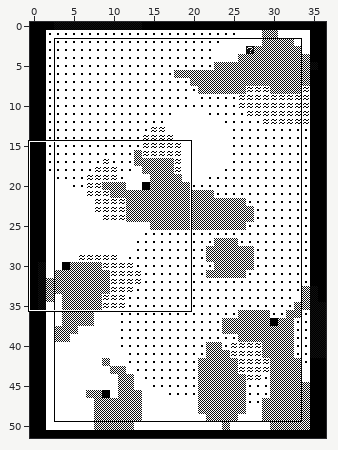
One commit to this Tiled map (JSON): assets/tilemaps/menuTilemap.json. Above, an overview of the earlier version with the close-up marked.
Close-up. Before the commit:
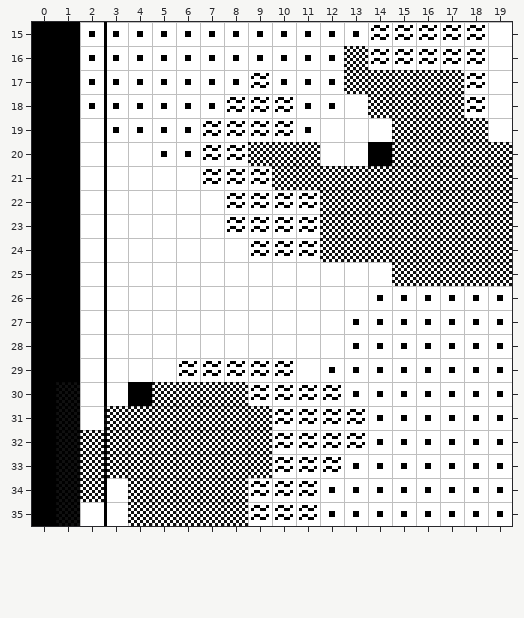
Cells are 8x8 px. Shown: x 0..19, y 15..35. The commit also changed other parts of the map, which this record leaves out.
New version:
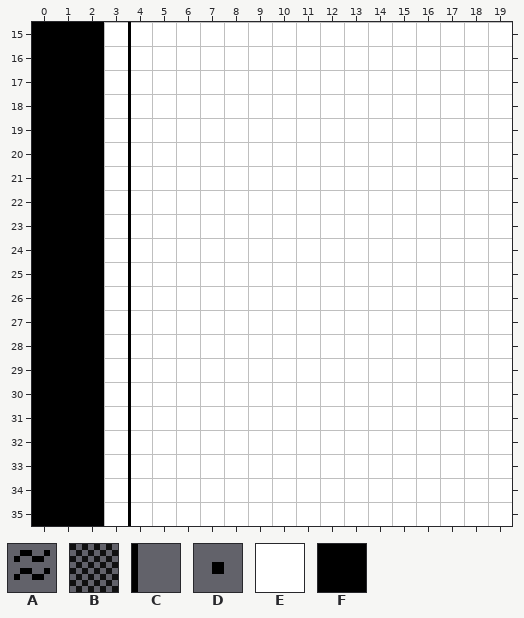
Key: from "clues_tilesheet": A 3, B 4, C 11, D 12, E 15; from "level_tilesheet": F 14.
_ is an empty cell.
Tiles of an added or newly shown layer are drawn over the layers below it.
What changed:
Layer "TutorialBackground" (now hidden):
y 15..17: x 3..18 EEEEEEEEEEEEEEEE -> ________________
y 18: x 3..12 EEEEEEEEEE -> __________; x 14..18 EEEEE -> _____
y 19: x 3..11 EEEEEEEEE -> _________; x 15..18 EEEE -> ____
y 20: x 3..11 EEEEEEEEE -> _________; x 15..19 EEEEE -> _____
y 21: x 3..4 EE -> __; x 7..19 EEEEEEEEEEEEE -> _____________
y 22..23: x 3..4 EE -> __; x 8..19 EEEEEEEEEEEE -> ____________
y 24: x 3..4 EE -> __; x 9..19 EEEEEEEEEEE -> ___________
y 25: x 3..4 EE -> __; x 15..19 EEEEE -> _____
y 26: x 3..4 EE -> __; x 14..19 EEEEEE -> ______
y 27..28: x 3..4 EE -> __; x 13..19 EEEEEEE -> _______
y 29: x 3..4 EE -> __; x 6..10 EEEEE -> _____; x 12..19 EEEEEEEE -> ________
y 30: x 3 E -> _; x 5..19 EEEEEEEEEEEEEEE -> _______________
y 31..35: x 3..19 EEEEEEEEEEEEEEEEE -> _________________
Layer "TutorialFrame" (now hidden):
y 15..35: x 2..3 EC -> __
Layer "TutorialCheckers" (now hidden):
y 16: x 13 B -> _
y 17: x 13..17 BBBBB -> _____
y 18: x 14..17 BBBB -> ____
y 19: x 15..18 BBBB -> ____
y 20: x 9..11 BBB -> ___; x 15..19 BBBBB -> _____
y 21: x 10..19 BBBBBBBBBB -> __________
y 22..24: x 12..19 BBBBBBBB -> ________
y 25: x 15..19 BBBBB -> _____
y 30: x 5..8 BBBB -> ____
y 31: x 3..9 BBBBBBB -> _______
y 32..33: x 2..9 BBBBBBBB -> ________
y 34: x 2 B -> _; x 4..8 BBBBB -> _____
y 35: x 4..8 BBBBB -> _____
Layer "TutorialWaves" (now hidden):
y 15..16: x 14..18 AAAAA -> _____
y 17: x 9 A -> _; x 18 A -> _
y 18: x 8..10 AAA -> ___; x 18 A -> _
y 19: x 7..10 AAAA -> ____
y 20: x 7..8 AA -> __
y 21: x 7..9 AAA -> ___
y 22..23: x 8..11 AAAA -> ____
y 24: x 9..11 AAA -> ___
y 29: x 6..10 AAAAA -> _____
y 30: x 9..12 AAAA -> ____
y 31..32: x 10..13 AAAA -> ____
y 33: x 10..12 AAA -> ___
y 34..35: x 9..11 AAA -> ___
Layer "TutorialDots" (now hidden):
y 15: x 2..13 DDDDDDDDDDDD -> ____________
y 16: x 2..12 DDDDDDDDDDD -> ___________
y 17: x 2..8 DDDDDDD -> _______; x 10..12 DDD -> ___
y 18: x 2..7 DDDDDD -> ______; x 11..12 DD -> __
y 19: x 3..6 DDDD -> ____; x 11 D -> _
y 20: x 5..6 DD -> __; x 14 F -> _
y 26: x 14..19 DDDDDD -> ______
y 27..28: x 13..19 DDDDDDD -> _______
y 29: x 12..19 DDDDDDDD -> ________
y 30: x 4 F -> _; x 13..19 DDDDDDD -> _______
y 31..32: x 14..19 DDDDDD -> ______
y 33: x 13..19 DDDDDDD -> _______
y 34..35: x 12..19 DDDDDDDD -> ________
Layer "ThatBackground" (added):
y 15..17: x 2 _ -> F; x 4..18 _______________ -> EEEEEEEEEEEEEEE
y 18: x 2 _ -> F; x 4..12 _________ -> EEEEEEEEE; x 14..18 _____ -> EEEEE
y 19: x 2 _ -> F; x 4..11 ________ -> EEEEEEEE; x 15..18 ____ -> EEEE
y 20: x 2 _ -> F; x 4..11 ________ -> EEEEEEEE; x 14..19 ______ -> EEEEEE
y 21: x 2 _ -> F; x 4 _ -> E; x 7..19 _____________ -> EEEEEEEEEEEEE
y 22..23: x 2 _ -> F; x 4 _ -> E; x 8..19 ____________ -> EEEEEEEEEEEE
y 24: x 2 _ -> F; x 4 _ -> E; x 9..19 ___________ -> EEEEEEEEEEE
y 25: x 2 _ -> F; x 4 _ -> E; x 15..19 _____ -> EEEEE
y 26: x 2 _ -> F; x 4 _ -> E; x 14..19 ______ -> EEEEEE
y 27..28: x 2 _ -> F; x 4 _ -> E; x 13..19 _______ -> EEEEEEE
y 29: x 2 _ -> F; x 4 _ -> E; x 6..10 _____ -> EEEEE; x 12..19 ________ -> EEEEEEEE
y 30..35: x 2 _ -> F; x 4..19 ________________ -> EEEEEEEEEEEEEEEE
Layer "ThatFrame" (added):
y 15..35: x 3..4 __ -> EC
